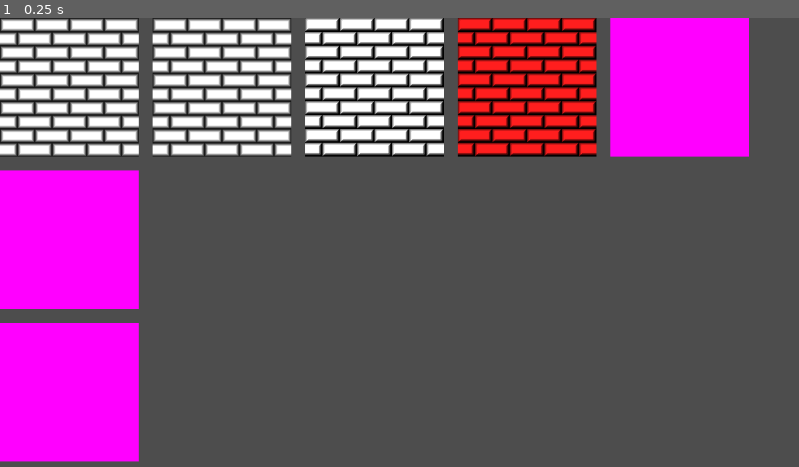
Above: before the commit, frame 1.
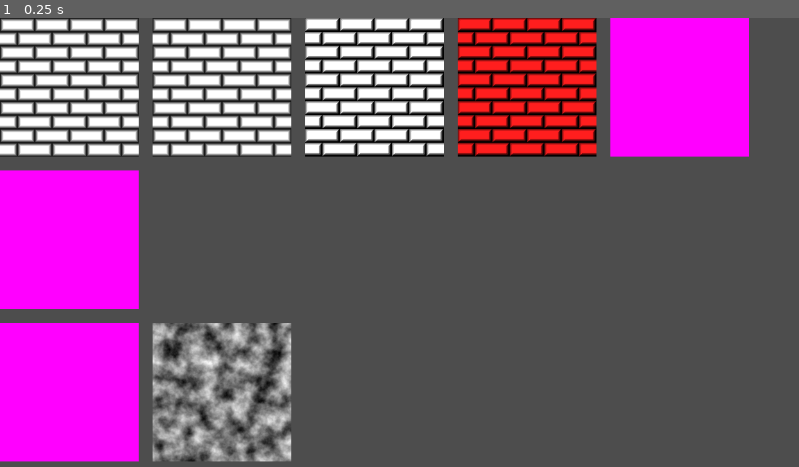
Above: after the commit, the same moment.

Repository: wakeofluna/godot-procedural-textures
Game: Godot game, scene res://main_scene.tscn
Same seed, same stepped clock (60 frames per second), same inputs: the game is played once before the commit and once after it.
Inputs:
- Up to frame 1 (0.25 s): no input

The runs differ from the first frame. In frame 1, 4.0% of the frame differs, in the area x 19-37%, y 67-99%.

Commit message:
Design editor now responds semi-nicely to opening and closing scenes

Diff:
--- a/main_scene.tscn
+++ b/main_scene.tscn
@@ -23,7 +23,13 @@
 
 [sub_resource type="Resource" id="Resource_hotgg"]
 script = ExtResource("4_qpsgp")
-editor_position = Vector2i(-142, -99)
+editor_position = Vector2i(0, 0)
+nodes/0/title = ""
+nodes/0/shader_name = "Bricks"
+nodes/0/position = Vector2i(20, 20)
+nodes/1/title = ""
+nodes/1/shader_name = "Emboss"
+nodes/1/position = Vector2i(20, 100)
 
 [sub_resource type="Texture2D" id="Texture2D_dktyp"]
 resource_local_to_scene = false
@@ -31,6 +37,25 @@
 script = ExtResource("5_5kx2c")
 design = SubResource("Resource_hotgg")
 size = Vector2i(512, 512)
+
+[sub_resource type="VisualShader" id="VisualShader_ivqax"]
+code = "shader_type canvas_item;
+render_mode blend_mix;
+
+
+
+"
+mode = 1
+flags/light_only = false
+nodes/fragment/0/position = Vector2(340, 100)
+
+[sub_resource type="ShaderMaterial" id="ShaderMaterial_vtnfe"]
+shader = SubResource("VisualShader_ivqax")
+
+[sub_resource type="FastNoiseLite" id="FastNoiseLite_8gnsm"]
+
+[sub_resource type="NoiseTexture2D" id="NoiseTexture2D_ni8w3"]
+noise = SubResource("FastNoiseLite_8gnsm")
 
 [node name="MainScene" type="Node2D"]
 
@@ -101,3 +126,9 @@
 texture = SubResource("Texture2D_dktyp")
 expand_mode = 1
 metadata/_edit_use_anchors_ = true
+
+[node name="TextureRect" type="TextureRect" parent="GridContainer"]
+material = SubResource("ShaderMaterial_vtnfe")
+layout_mode = 2
+texture = SubResource("NoiseTexture2D_ni8w3")
+expand_mode = 1
--- a/new_design.tres
+++ b/new_design.tres
@@ -4,7 +4,7 @@
 
 [resource]
 script = ExtResource("1_nutr6")
-editor_position = Vector2i(0, 0)
+editor_position = Vector2i(0, -34)
 nodes/0/title = ""
 nodes/0/shader_name = "Bricks"
 nodes/0/position = Vector2i(20, 20)
--- a/test_scene.tscn
+++ b/test_scene.tscn
@@ -1,11 +1,17 @@
-[gd_scene load_steps=5 format=3 uid="uid://cucb1670on7fv"]
+[gd_scene load_steps=9 format=3 uid="uid://cucb1670on7fv"]
 
 [ext_resource type="Script" path="res://addons/procedural_textures/procedural_texture_design.gd" id="1_cgu7s"]
 [ext_resource type="Script" path="res://addons/procedural_textures/procedural_texture.gd" id="2_8cj7o"]
 
 [sub_resource type="Resource" id="Resource_d17yk"]
 script = ExtResource("1_cgu7s")
-editor_position = Vector2i(-21, 0)
+editor_position = Vector2i(0, 0)
+nodes/0/title = ""
+nodes/0/shader_name = "Bricks"
+nodes/0/position = Vector2i(20, 20)
+nodes/1/title = ""
+nodes/1/shader_name = "Emboss"
+nodes/1/position = Vector2(120, 100)
 
 [sub_resource type="Texture2D" id="Texture2D_74cyo"]
 resource_local_to_scene = false
@@ -14,9 +20,41 @@
 design = SubResource("Resource_d17yk")
 size = Vector2i(512, 512)
 
+[sub_resource type="VisualShader" id="VisualShader_4a4ua"]
+code = "shader_type canvas_item;
+render_mode blend_mix;
+
+
+
+"
+mode = 1
+flags/light_only = false
+nodes/fragment/0/position = Vector2(400, 100)
+
+[sub_resource type="ShaderMaterial" id="ShaderMaterial_i2fg3"]
+shader = SubResource("VisualShader_4a4ua")
+
+[sub_resource type="FastNoiseLite" id="FastNoiseLite_xwbrh"]
+
+[sub_resource type="NoiseTexture2D" id="NoiseTexture2D_usin4"]
+noise = SubResource("FastNoiseLite_xwbrh")
+
 [node name="TestScene" type="Node2D"]
 
-[node name="TextureRect" type="TextureRect" parent="."]
+[node name="GridContainer" type="GridContainer" parent="."]
 offset_right = 40.0
 offset_bottom = 40.0
+columns = 3
+
+[node name="TextureRect" type="TextureRect" parent="GridContainer"]
+custom_minimum_size = Vector2(200, 200)
+layout_mode = 2
 texture = SubResource("Texture2D_74cyo")
+expand_mode = 1
+
+[node name="TextureRect2" type="TextureRect" parent="GridContainer"]
+material = SubResource("ShaderMaterial_i2fg3")
+custom_minimum_size = Vector2(200, 200)
+layout_mode = 2
+texture = SubResource("NoiseTexture2D_usin4")
+expand_mode = 1
Not shown, changed: addons/procedural_textures/editor/design_editor.gd
Not shown, changed: addons/procedural_textures/plugin.gd
Not shown: 1 places in main_scene.tscn that only renumber resources
